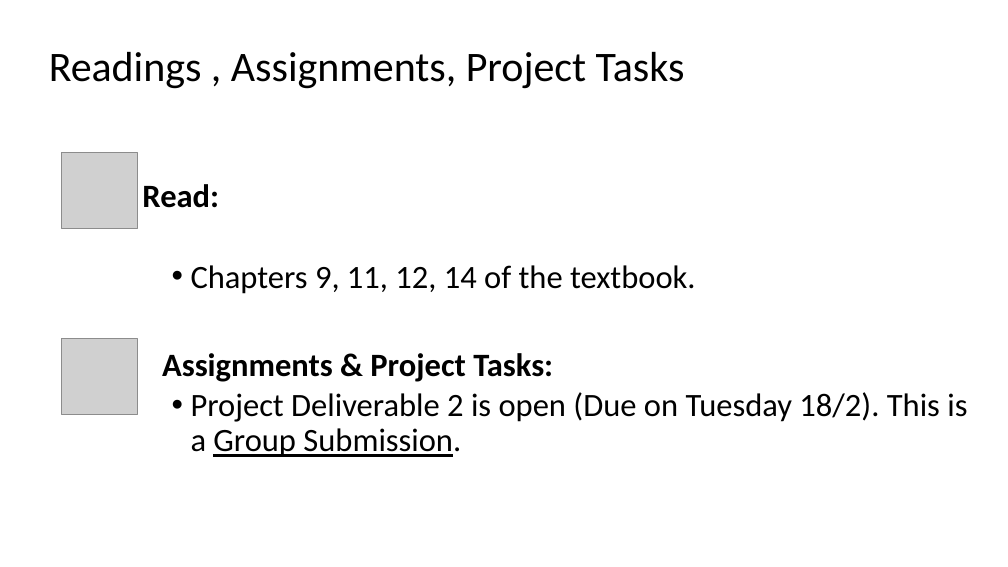
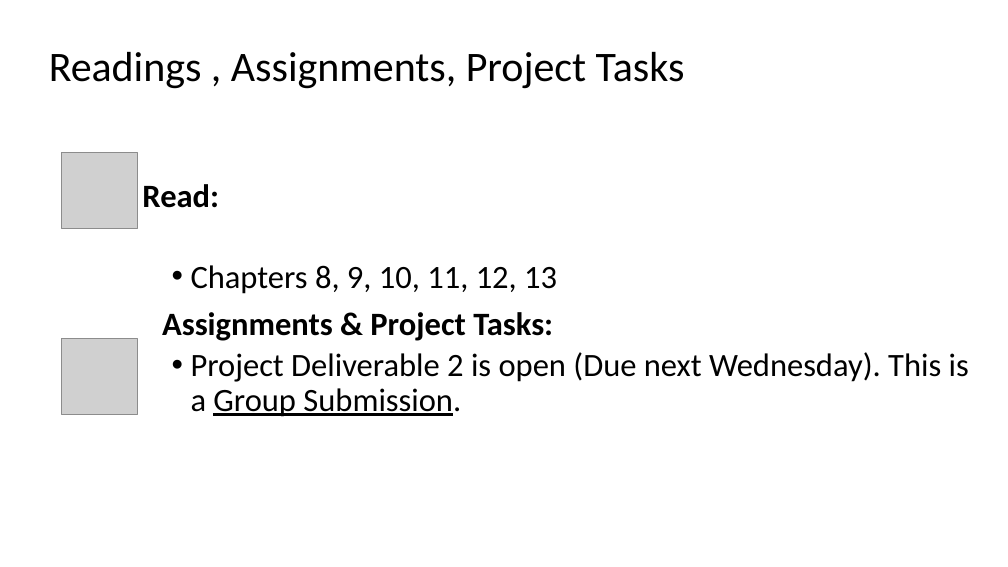
Before and after one commit to kthanasi-git/SW_Engineering, a slide deck: slide 45 of SOFTWARE ENGINEERING/SLIDES/7-Design Principles I.pptx (slide 38 before the commit). Drawn at 1008x567 pixels with LibreOffice and Linux fonts; fonts in the diff are those of the drawing; grey boxes stand for pictures. Boxes give left, top, right and bottom in pixels: in the first picture for what was removed or moved away, otherwise in the second. Text is boxed around its words. In the diff, an @@ line names an element or a change of style, - is before the commit and + after.

```diff
--- a/SOFTWARE ENGINEERING/SLIDES/7-Design Principles I.pptx
+++ b/SOFTWARE ENGINEERING/SLIDES/7-Design Principles I.pptx
@@ text at (191, 265, 557, 294): text changed @@
-    • Chapters 9, 11, 12, 14 of the textbook.
+    • Chapters 8, 9, 10, 11, 12, 13
@@ text at (191, 352, 969, 417): text changed @@
-    • Project Deliverable 2 is open (Due on Tuesday 18/2). This is a Group Submission.
+    • Project Deliverable 2 is open (Due next Wednesday). This is a Group Submission.
```
Also in this commit, not shown: 3 other slides changed, 7 slides added, 20 other files.
